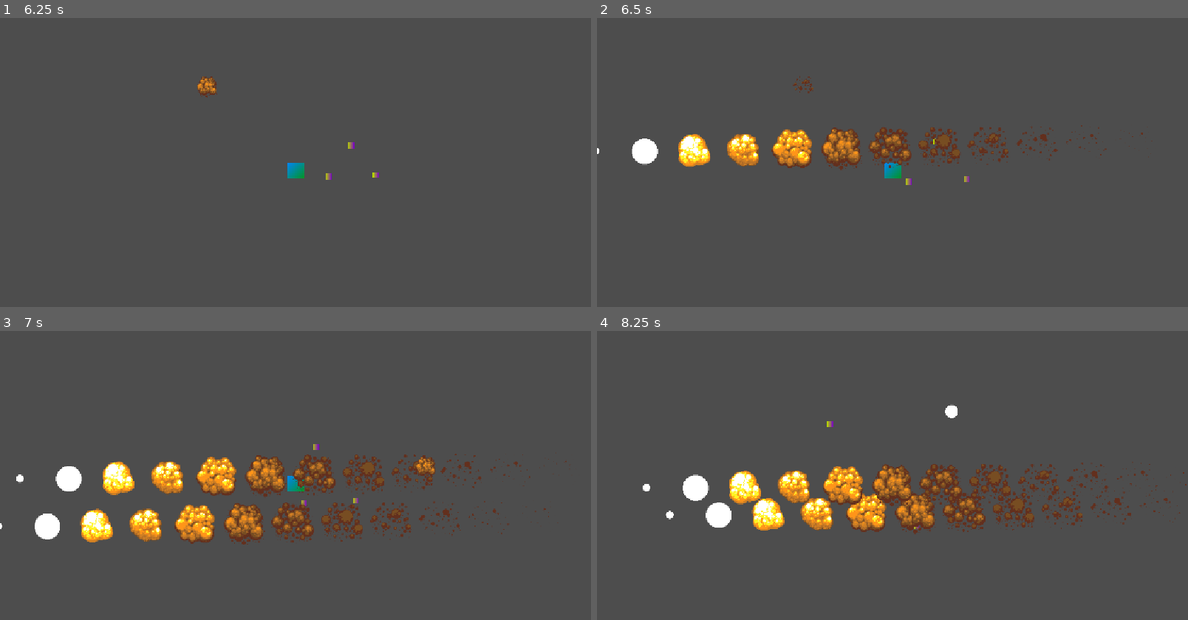
Above: before the commit, frames 1-4 (two rows, left to right).
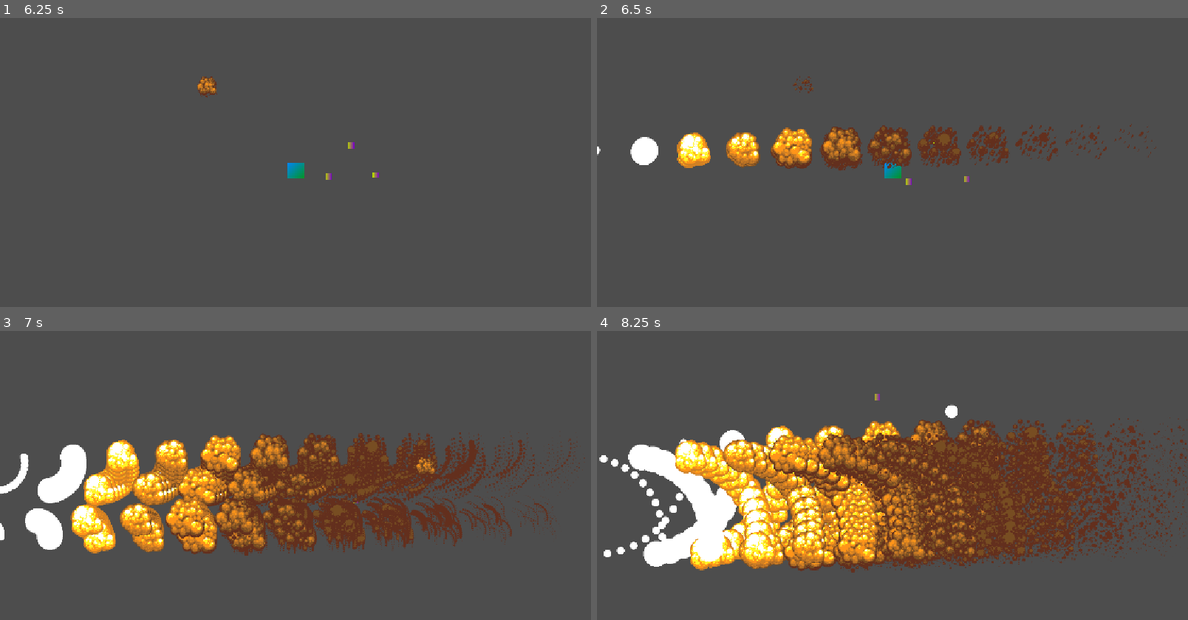
Above: after the commit, the same moments.

Repository: BoiPlex/Orbitron
Game: Godot game, scene res://scenes/game_world.tscn
Same seed, same stepped clock (60 frames per second), same inputs: the game is played once before the commit and once after it.
Inputs (mouse positions are in pixels of both pictures, inside the frame that each line leads up to):
- Up to frame 1 (6.25 s): tap Enter at 0.5 s; move the mouse to (425, 153) at 0.52 s; tap Q every 0.75 s from 0.6 to 5.85 s; click (425, 153) at 0.67 s; move the mouse to (177, 185) at 1.27 s; click (177, 185) at 1.42 s; move the mouse to (354, 96) at 2.02 s; click (354, 96) at 2.17 s; move the mouse to (265, 237) at 2.77 s; click (265, 237) at 2.92 s; move the mouse to (472, 220) at 3.52 s; click (472, 220) at 3.67 s; move the mouse to (118, 119) at 4.27 s; click (118, 119) at 4.42 s; move the mouse to (325, 171) at 5.02 s; click (325, 171) at 5.17 s; move the mouse to (206, 87) at 5.77 s; click (206, 87) at 5.92 s
- Up to frame 2 (6.5 s): no input
- Up to frame 3 (7 s): move the mouse to (425, 466) at 6.52 s; tap Q at 6.6 s; click (425, 466) at 6.67 s
- Up to frame 4 (8.25 s): move the mouse to (774, 498) at 7.27 s; tap Q at 7.35, 8.1 s; click (774, 498) at 7.42 s; move the mouse to (951, 409) at 8.02 s; click (951, 409) at 8.17 s

Frame 1 is identical in both runs. In frame 2, 2.8% of the frame differs, in the area x 0-95%, y 36-53%; in frame 3, 19%; in frame 4, 30%, in the area x 0-100%, y 21-84%.

Commit message:
more repulsor stuff

Diff:
--- a/orbitron-game/resources/repulsor_projectile.tres
+++ b/orbitron-game/resources/repulsor_projectile.tres
@@ -7,7 +7,7 @@
 script = ExtResource("1_xnrxp")
 initial_speed = 100.0
 destroy_on_hit = false
-lifetime = 4.0
+lifetime = 2.0
 sprite_texture = ExtResource("2_7eogl")
 entity_name = ""
 max_health = 100
--- a/orbitron-game/resources/repulsor_tower_I.tres
+++ b/orbitron-game/resources/repulsor_tower_I.tres
@@ -1,15 +1,17 @@
-[gd_resource type="Resource" script_class="TowerStats" load_steps=3 format=3 uid="uid://buuvvd74r2kkp"]
+[gd_resource type="Resource" script_class="TowerStats" load_steps=4 format=3 uid="uid://buuvvd74r2kkp"]
 
 [ext_resource type="Script" uid="uid://b3qwo5g5sgdgc" path="res://scripts/resources/tower_stats_template.gd" id="1_7g755"]
 [ext_resource type="Resource" uid="uid://s0olcfmcwr81" path="res://resources/repulsor_projectile.tres" id="1_dd3ta"]
+[ext_resource type="Resource" uid="uid://b8uskbgmywfcl" path="res://resources/repulsor_tower_II.tres" id="3_3ig1v"]
 
 [resource]
 script = ExtResource("1_7g755")
+upgrades_to = ExtResource("3_3ig1v")
 cost = 100
 projectile = ExtResource("1_dd3ta")
-fire_rate = 0.3
-spread_copies = 3
-spread_angle = 1.0
+fire_rate = 0.4
+spread_copies = 2
+spread_angle = 0.1
 bursts = 1
 burst_interval = 0.0
 detection_range = 100.0
--- /dev/null
+++ b/orbitron-game/resources/repulsor_tower_II.tres
@@ -0,0 +1,23 @@
+[gd_resource type="Resource" script_class="TowerStats" load_steps=4 format=3 uid="uid://b8uskbgmywfcl"]
+
+[ext_resource type="Resource" uid="uid://s0olcfmcwr81" path="res://resources/repulsor_projectile.tres" id="1_3n4p1"]
+[ext_resource type="Script" uid="uid://b3qwo5g5sgdgc" path="res://scripts/resources/tower_stats_template.gd" id="2_naraj"]
+[ext_resource type="Resource" uid="uid://bjdegyhfny7mk" path="res://resources/repulsor_tower_III.tres" id="3_naraj"]
+
+[resource]
+script = ExtResource("2_naraj")
+upgrades_to = ExtResource("3_naraj")
+cost = 100
+projectile = ExtResource("1_3n4p1")
+fire_rate = 0.3
+spread_copies = 6
+spread_angle = 0.15
+bursts = 1
+burst_interval = 0.0
+detection_range = 100.0
+entity_name = ""
+max_health = 200
+contact_damage = 10
+contact_knockback = 1.0
+mass = 50.0
+metadata/_custom_type_script = "uid://b3qwo5g5sgdgc"
--- /dev/null
+++ b/orbitron-game/resources/repulsor_tower_III.tres
@@ -0,0 +1,21 @@
+[gd_resource type="Resource" script_class="TowerStats" load_steps=3 format=3 uid="uid://bjdegyhfny7mk"]
+
+[ext_resource type="Resource" uid="uid://s0olcfmcwr81" path="res://resources/repulsor_projectile.tres" id="1_yhn8r"]
+[ext_resource type="Script" uid="uid://b3qwo5g5sgdgc" path="res://scripts/resources/tower_stats_template.gd" id="2_2c41u"]
+
+[resource]
+script = ExtResource("2_2c41u")
+cost = 100
+projectile = ExtResource("1_yhn8r")
+fire_rate = 0.2
+spread_copies = 12
+spread_angle = 0.15
+bursts = 1
+burst_interval = 0.0
+detection_range = 100.0
+entity_name = ""
+max_health = 300
+contact_damage = 10
+contact_knockback = 1.0
+mass = 100.0
+metadata/_custom_type_script = "uid://b3qwo5g5sgdgc"
--- a/orbitron-game/scenes/tower.tscn
+++ b/orbitron-game/scenes/tower.tscn
@@ -2,7 +2,7 @@
 
 [ext_resource type="Script" uid="uid://bact5q3bmxsrh" path="res://scripts/bodies/tower.gd" id="1_qrbg1"]
 [ext_resource type="Script" uid="uid://djiqi435icfju" path="res://scripts/components/hitbox_component.gd" id="2_jfguu"]
-[ext_resource type="Resource" uid="uid://buuvvd74r2kkp" path="res://resources/repulsor_tower_I.tres" id="2_xl0gn"]
+[ext_resource type="Resource" uid="uid://bjdegyhfny7mk" path="res://resources/repulsor_tower_III.tres" id="2_xl0gn"]
 [ext_resource type="Script" uid="uid://c7wj8tj6k5kjl" path="res://scripts/components/colored_collider.gd" id="3_85u2j"]
 [ext_resource type="Script" uid="uid://bsmkv7habdqi5" path="res://scripts/components/hurtbox_component.gd" id="4_xl0gn"]
 [ext_resource type="Script" uid="uid://bhkkdgseo08jf" path="res://scripts/components/detection_component.gd" id="5_jfguu"]
--- a/orbitron-game/scripts/factories/projectile_factory.gd
+++ b/orbitron-game/scripts/factories/projectile_factory.gd
@@ -44,7 +44,8 @@
 
 func _init_spread():
 	_working_spread = 0
-	if copies % 2 == 0:
+	_remaining_copies = copies
+	if _remaining_copies % 2 == 0:
 		_working_spread += spread / 2
 		make()
 		_working_spread *= -1
@@ -67,6 +68,7 @@
 	make_position = global_position
 	launch_speed = proj_stats.initial_speed
 	launch_direction = _center_axis.rotated(_working_spread)
+	print(launch_direction)
 	ReferencesGlobal.projectile_pool.request_projectile.emit(
 		make_position, launch_direction * launch_speed, proj_stats
 	)
